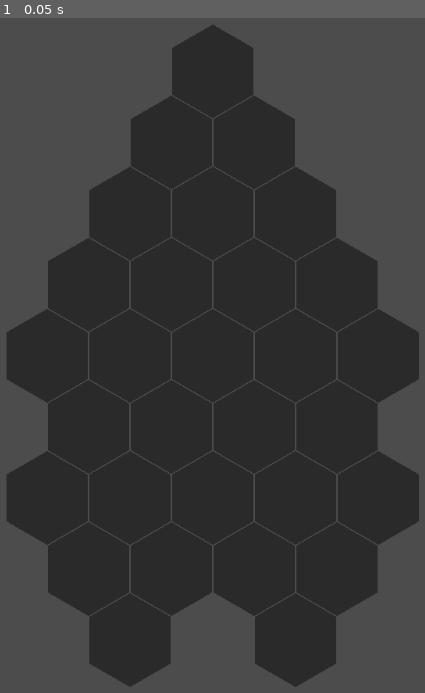
Above: before the commit, frame 1.
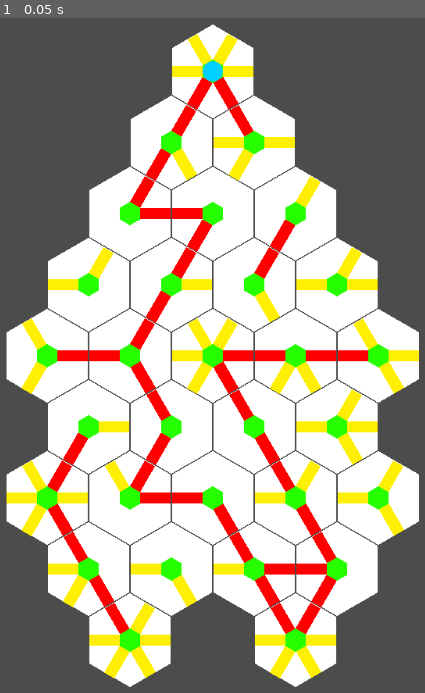
Above: after the commit, the same moment.

Repository: ollie-d/soul_weaver_LD53
Game: Godot game, scene res://Scenes/Levels/BaseLevel.tscn
Same seed, same stepped clock (60 frames per second), same inputs: the game is played once before the commit and once after it. Before the commit the project starts from res://Scenes/Board.tscn.
Inputs:
- Up to frame 1 (0.05 s): no input

The runs differ from the first frame. In frame 1, 61% of the frame differs, in the area x 1-99%, y 0-100%.

Commit message:
Pathing
Got paths able to recognize when they're connected to other paths broadly. This feature is calculated within path, now I need the board to be able to recognize the shortest path down, but this is good progress.

Diff:
--- a/Godot/Scenes/Levels/BaseLevel.tscn
+++ b/Godot/Scenes/Levels/BaseLevel.tscn
@@ -1,98 +1,183 @@
-[gd_scene load_steps=3 format=2]
+[gd_scene load_steps=5 format=2]
 
 [ext_resource path="res://Scenes/Board.tscn" type="PackedScene" id=1]
 [ext_resource path="res://Scenes/Tile.tscn" type="PackedScene" id=2]
+[ext_resource path="res://Scenes/PathFinder.gd" type="Script" id=3]
+[ext_resource path="res://Scenes/Soul.tscn" type="PackedScene" id=4]
 
 [node name="Level" type="Node2D"]
 
 [node name="Board" parent="." instance=ExtResource( 1 )]
+script = ExtResource( 3 )
 
 [node name="Start" parent="Board" instance=ExtResource( 2 )]
 position = Vector2( 513, 117 )
 
 [node name="R1_00" parent="Board" instance=ExtResource( 2 )]
 position = Vector2( 460, 208 )
+path_90 = false
+path_270 = false
+path_330 = false
 
 [node name="R1_01" parent="Board" instance=ExtResource( 2 )]
 position = Vector2( 566, 208 )
+path_30 = false
+path_150 = false
 
 [node name="R2_00" parent="Board" instance=ExtResource( 2 )]
 position = Vector2( 407, 299 )
+path_150 = false
+path_210 = false
+path_270 = false
+path_330 = false
 
 [node name="R2_01" parent="Board" instance=ExtResource( 2 )]
 position = Vector2( 513, 299 )
+path_30 = false
+path_90 = false
+path_150 = false
+path_330 = false
 
 [node name="R2_02" parent="Board" instance=ExtResource( 2 )]
 position = Vector2( 619, 299 )
+path_90 = false
+path_150 = false
+path_270 = false
+path_330 = false
 
 [node name="R3_00" parent="Board" instance=ExtResource( 2 )]
 position = Vector2( 354, 390 )
+path_90 = false
+path_150 = false
+path_210 = false
+path_330 = false
 
 [node name="R3_01" parent="Board" instance=ExtResource( 2 )]
 position = Vector2( 460, 390 )
+path_150 = false
+path_270 = false
+path_330 = false
 
 [node name="R3_02" parent="Board" instance=ExtResource( 2 )]
 position = Vector2( 566, 390 )
+path_90 = false
+path_210 = false
+path_270 = false
+path_330 = false
 
 [node name="R3_03" parent="Board" instance=ExtResource( 2 )]
-position = Vector2( 671, 390 )
+position = Vector2( 672, 390 )
+path_150 = false
+path_210 = false
+path_330 = false
 
 [node name="R4_00" parent="Board" instance=ExtResource( 2 )]
 position = Vector2( 301, 481 )
+path_30 = false
+path_150 = false
+path_270 = false
 
 [node name="R4_01" parent="Board" instance=ExtResource( 2 )]
 position = Vector2( 407, 481 )
+path_90 = false
+path_210 = false
+path_330 = false
 
 [node name="R4_02" parent="Board" instance=ExtResource( 2 )]
 position = Vector2( 513, 481 )
 
 [node name="R4_03" parent="Board" instance=ExtResource( 2 )]
 position = Vector2( 619, 481 )
+path_30 = false
+path_330 = false
 
 [node name="R4_04" parent="Board" instance=ExtResource( 2 )]
 position = Vector2( 725, 481 )
+path_30 = false
+path_210 = false
 
 [node name="R5_00" parent="Board" instance=ExtResource( 2 )]
 position = Vector2( 354, 572 )
+path_30 = false
+path_150 = false
+path_270 = false
+path_330 = false
 
 [node name="R5_01" parent="Board" instance=ExtResource( 2 )]
 position = Vector2( 460, 572 )
+path_30 = false
+path_90 = false
+path_150 = false
+path_270 = false
 
 [node name="R5_02" parent="Board" instance=ExtResource( 2 )]
 position = Vector2( 566, 572 )
+path_30 = false
+path_90 = false
+path_210 = false
+path_270 = false
 
 [node name="R5_03" parent="Board" instance=ExtResource( 2 )]
 position = Vector2( 672, 572 )
+path_210 = false
+path_330 = false
 
 [node name="R6_00" parent="Board" instance=ExtResource( 2 )]
 position = Vector2( 301, 663 )
 
 [node name="R6_01" parent="Board" instance=ExtResource( 2 )]
 position = Vector2( 407, 663 )
+path_150 = false
+path_210 = false
+path_270 = false
 
 [node name="R6_02" parent="Board" instance=ExtResource( 2 )]
 position = Vector2( 513, 663 )
+path_30 = false
+path_90 = false
+path_210 = false
+path_330 = false
 
 [node name="R6_03" parent="Board" instance=ExtResource( 2 )]
 position = Vector2( 619, 663 )
+path_90 = false
+path_210 = false
 
 [node name="R6_04" parent="Board" instance=ExtResource( 2 )]
 position = Vector2( 725, 663 )
+path_90 = false
+path_210 = false
+path_330 = false
 
 [node name="R7_00" parent="Board" instance=ExtResource( 2 )]
 position = Vector2( 354, 754 )
+path_30 = false
+path_90 = false
 
 [node name="R7_01" parent="Board" instance=ExtResource( 2 )]
 position = Vector2( 460, 754 )
+path_30 = false
+path_90 = false
+path_210 = false
+path_330 = false
 
 [node name="R7_02" parent="Board" instance=ExtResource( 2 )]
 position = Vector2( 566, 754 )
+path_30 = false
+path_210 = false
 
 [node name="R7_03" parent="Board" instance=ExtResource( 2 )]
 position = Vector2( 672, 754 )
+path_30 = false
+path_90 = false
+path_150 = false
 
 [node name="Enemy_Win" parent="Board" instance=ExtResource( 2 )]
 position = Vector2( 407, 845 )
 
 [node name="Player_Win" parent="Board" instance=ExtResource( 2 )]
 position = Vector2( 619, 845 )
+
+[node name="Soul" parent="Board" instance=ExtResource( 4 )]
+position = Vector2( 513, 117 )
+scale = Vector2( 0.4, 0.4 )
--- /dev/null
+++ b/Godot/Scenes/Levels/Test.tscn
@@ -0,0 +1,51 @@
+[gd_scene load_steps=5 format=2]
+
+[ext_resource path="res://Scenes/Board.tscn" type="PackedScene" id=1]
+[ext_resource path="res://Scenes/Tile.tscn" type="PackedScene" id=2]
+[ext_resource path="res://Scenes/PathFinder.gd" type="Script" id=3]
+[ext_resource path="res://Scenes/Soul.tscn" type="PackedScene" id=4]
+
+[node name="Level" type="Node2D"]
+
+[node name="Board" parent="." instance=ExtResource( 1 )]
+script = ExtResource( 3 )
+
+[node name="Start" parent="Board" instance=ExtResource( 2 )]
+position = Vector2( 513, 117 )
+
+[node name="R1_00" parent="Board" instance=ExtResource( 2 )]
+position = Vector2( 460, 208 )
+path_90 = false
+path_270 = false
+path_330 = false
+
+[node name="R1_02" parent="Board" instance=ExtResource( 2 )]
+position = Vector2( 407, 299 )
+path_30 = false
+path_90 = false
+path_150 = false
+path_270 = false
+path_330 = false
+
+[node name="R1_03" parent="Board" instance=ExtResource( 2 )]
+position = Vector2( 513, 299 )
+path_30 = false
+path_90 = false
+path_150 = false
+path_270 = false
+path_330 = false
+
+[node name="R1_01" parent="Board" instance=ExtResource( 2 )]
+position = Vector2( 566, 208 )
+path_30 = false
+path_150 = false
+
+[node name="Enemy_Win" parent="Board" instance=ExtResource( 2 )]
+position = Vector2( 407, 845 )
+
+[node name="Player_Win" parent="Board" instance=ExtResource( 2 )]
+position = Vector2( 619, 845 )
+
+[node name="Soul" parent="Board" instance=ExtResource( 4 )]
+position = Vector2( 513, 117 )
+scale = Vector2( 0.4, 0.4 )
--- /dev/null
+++ b/Godot/Scenes/PathFinder.gd
@@ -0,0 +1,28 @@
+tool
+extends Node2D
+
+# Traverse all of the paths in the level by checking which areas collide.
+# I believe we can accomplish this by first identifying colliding hexes,
+# then traversing the colliding hexes, keeping track of where we've been.
+# The keeping track is to prevent loops, which are not dissallowed.
+# If multiple paths make it to an end, take the shortest path.
+# In cases of ties, shortest path goes towards player.
+# If there are no paths that go to the end, pick the path that goes deepest
+# with least resistance. In cases of ties, move towards player.
+
+# Declare member variables here. Examples:
+# var a = 2
+# var b = "text"
+
+
+# Called when the node enters the scene tree for the first time.
+func _ready():
+	$Soul.position = $Start.position
+
+
+# Called every frame. 'delta' is the elapsed time since the previous frame.
+#func _process(delta):
+#	pass
+
+func _physics_process(delta):
+	pass
--- /dev/null
+++ b/Godot/Scenes/Soul.gd
@@ -0,0 +1,20 @@
+extends Node2D
+
+
+# Declare member variables here. Examples:
+# var a = 2
+# var b = "text"
+
+
+# Called when the node enters the scene tree for the first time.
+func _ready():
+	pass # Replace with function body.
+
+
+# Called every frame. 'delta' is the elapsed time since the previous frame.
+#func _process(delta):
+#	pass
+
+
+func _on_Area_area_entered(area):
+	print(area)
--- /dev/null
+++ b/Godot/Scenes/Soul.tscn
@@ -0,0 +1,21 @@
+[gd_scene load_steps=4 format=2]
+
+[ext_resource path="res://Assets/Sprites/circle_64.png" type="Texture" id=1]
+[ext_resource path="res://Scenes/Soul.gd" type="Script" id=2]
+
+[sub_resource type="CircleShape2D" id=1]
+radius = 32.0
+
+[node name="Soul" type="Node2D"]
+script = ExtResource( 2 )
+
+[node name="Sprite" type="Sprite" parent="."]
+modulate = Color( 0, 0.811765, 1, 1 )
+texture = ExtResource( 1 )
+
+[node name="Area" type="Area2D" parent="."]
+
+[node name="Collision" type="CollisionShape2D" parent="Area"]
+shape = SubResource( 1 )
+
+[connection signal="area_entered" from="Area" to="." method="_on_Area_area_entered"]
--- a/Godot/Scenes/Tile.gd
+++ b/Godot/Scenes/Tile.gd
@@ -20,8 +20,13 @@
 
 
 # Called every frame. 'delta' is the elapsed time since the previous frame.
-func _process(delta):
-	pass
+func _physics_process(delta):
+	for path in $Hex.get_children():
+		for area in path.get_child(0).get_overlapping_areas():
+			if "Path" in str(area.get_parent()):
+				path.modulate = Color(1, 0, 0)
+			else:
+				path.modulate = Color(1, 1, 1)
 
 func disable_enable(angle, b):
 	var path = ("Hex/Path_%s")
@@ -32,11 +37,19 @@
 		node.set_process(true)
 		node.set_physics_process(true)
 		node.set_process_input(true)
+		node.get_child(0).get_child(0).disabled = false
+		node.get_child(0).set_process(true)
+		node.get_child(0).set_physics_process(true)
+		node.get_child(0).set_process_input(true)
 	else:
 		node.visible = false
 		node.set_process(false)
 		node.set_physics_process(false)
 		node.set_process_input(false)
+		node.get_child(0).get_child(0).disabled = true
+		node.get_child(0).set_process(false)
+		node.get_child(0).set_physics_process(false)
+		node.get_child(0).set_process_input(false)
 
 
 func disable_enable_30(b):
--- a/Godot/Scenes/Tile.tscn
+++ b/Godot/Scenes/Tile.tscn
@@ -32,9 +32,9 @@
 
 [node name="Path_90" type="ColorRect" parent="Hex"]
 margin_left = 52.0
-margin_top = -8.0
-margin_right = 67.0
-margin_bottom = 39.0
+margin_top = -7.0
+margin_right = 66.0
+margin_bottom = 40.0
 rect_rotation = 90.0
 color = Color( 1, 0.937255, 0.00784314, 1 )
 
@@ -110,3 +110,5 @@
 [node name="Collision" type="CollisionShape2D" parent="InnerHex/Area"]
 position = Vector2( 2.73205, 0.732052 )
 shape = SubResource( 2 )
+
+[connection signal="body_entered" from="Hex/Path_30/Area" to="." method="_area_30_enter"]
--- a/Godot/project.godot
+++ b/Godot/project.godot
@@ -10,8 +10,8 @@
 
 [application]
 
-config/name="Godot"
-run/main_scene="res://Scenes/Board.tscn"
+config/name="Soul Weaver"
+run/main_scene="res://Scenes/Levels/BaseLevel.tscn"
 config/icon="res://icon.png"
 
 [display]
Binary file added: Godot/Assets/Sprites/circle_64.png
Not shown, added: Godot/Assets/Sprites/circle_64.png.import
Not shown, added: Ableton/death_song Project/Backup/main_song [2023-04-29 125355].als
Not shown, changed: Ableton/death_song Project/main_song.als
Not shown, added: Raw_Audio/main_song_loop.flac
Not shown, added: Raw_Audio/main_song_loop.flac.asd
